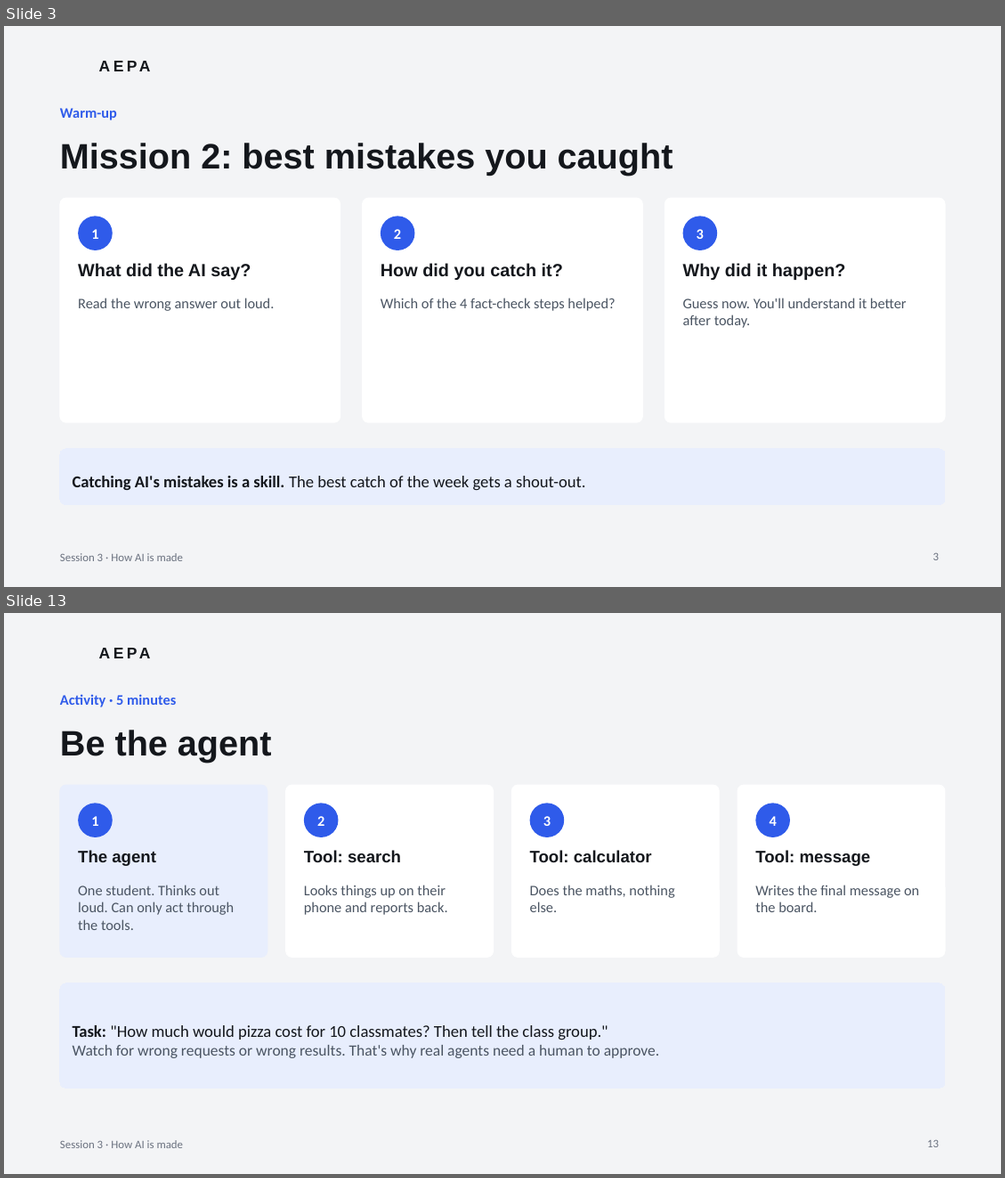
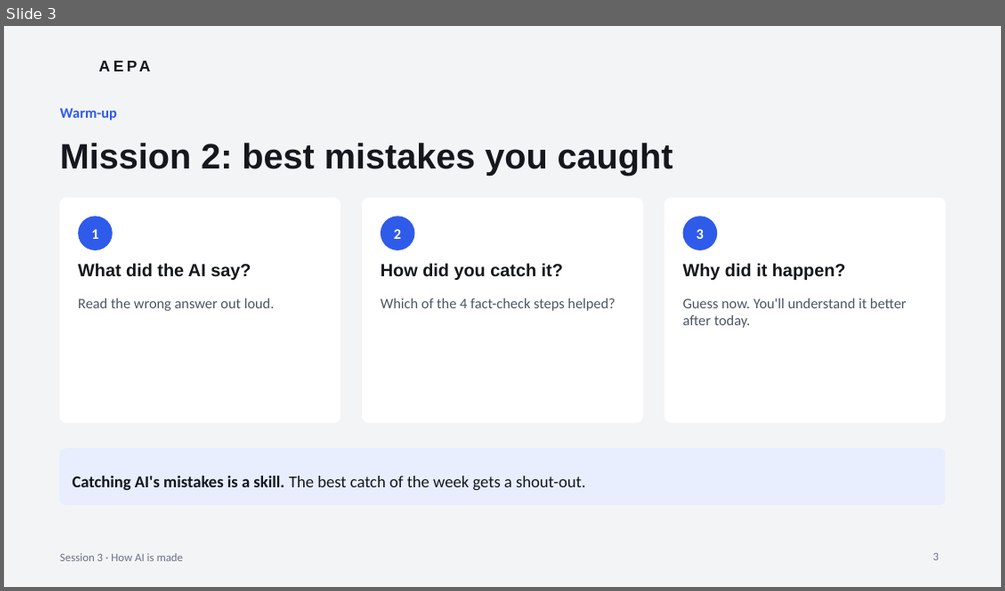
Before and after one commit to JTSG-cons/aepa-sessions, a slide deck: session-3/AEPA-Session-3.pptx. Shown one above the other, each under a label of ours: slides 3 and 13 before the commit, slide 3 after it; the slides between them are not shown. The pictures are 1005x1178 and 1005x591 pixels, drawn with LibreOffice and Linux fonts; fonts in the diff are those of the drawing; background and template pictures are left out. Boxes give left, top, right and bottom in pixels: in the first picture for what was removed or moved away, otherwise in the second. Text is boxed around its words. In the diff, an @@ line names an element or a change of style, - is before the commit and + after.

```diff
--- a/session-3/AEPA-Session-3.pptx
+++ b/session-3/AEPA-Session-3.pptx
@@ slide 13 removed at (4,613,1001,1174), background #F3F4F6; not listed: 2 template elements that a slide beside it also shows @@
@@ text removed at (60,694,176,707) @@
-Activity · 5 minutes
@@ title removed at (60,730,272,762) @@
-Be the agent
@@ rounded rectangle removed at (60,785,267,957) @@
@@ rounded rectangle removed at (286,785,493,957) @@
@@ rounded rectangle removed at (512,785,719,957) @@
@@ rounded rectangle removed at (737,785,945,957) @@
@@ ellipse removed at (78,803,113,837) @@
-1
@@ ellipse removed at (304,803,339,837) @@
-2
@@ ellipse removed at (530,803,564,837) @@
-3
@@ ellipse removed at (755,803,790,837) @@
-4
@@ text removed at (78,850,156,866) @@
-The agent
@@ text removed at (304,850,401,862) @@
-Tool: search
@@ text removed at (530,850,652,862) @@
-Tool: calculator
@@ text removed at (755,850,871,866) @@
-Tool: message
@@ text removed at (78,884,234,930) @@
-One student. Thinks out loud. Can only act through the tools.
@@ text removed at (304,884,448,915) @@
-Looks things up on their phone and reports back.
@@ text removed at (530,884,674,912) @@
-Does the maths, nothing else.
@@ text removed at (755,884,919,912) @@
-Writes the final message on the board.
@@ rounded rectangle removed at (60,983,945,1088) @@
-Task: "How much would pizza cost for 10 classmates? Then tell the class group."
-Watch for wrong requests or wrong results. That's why real agents need a human to approve.
@@ page number removed at (927,1140,938,1147) @@
-13
```
Also in this commit, not shown: 12 slides changed, 4 slides added, 4 other slides removed, 2 other files.
